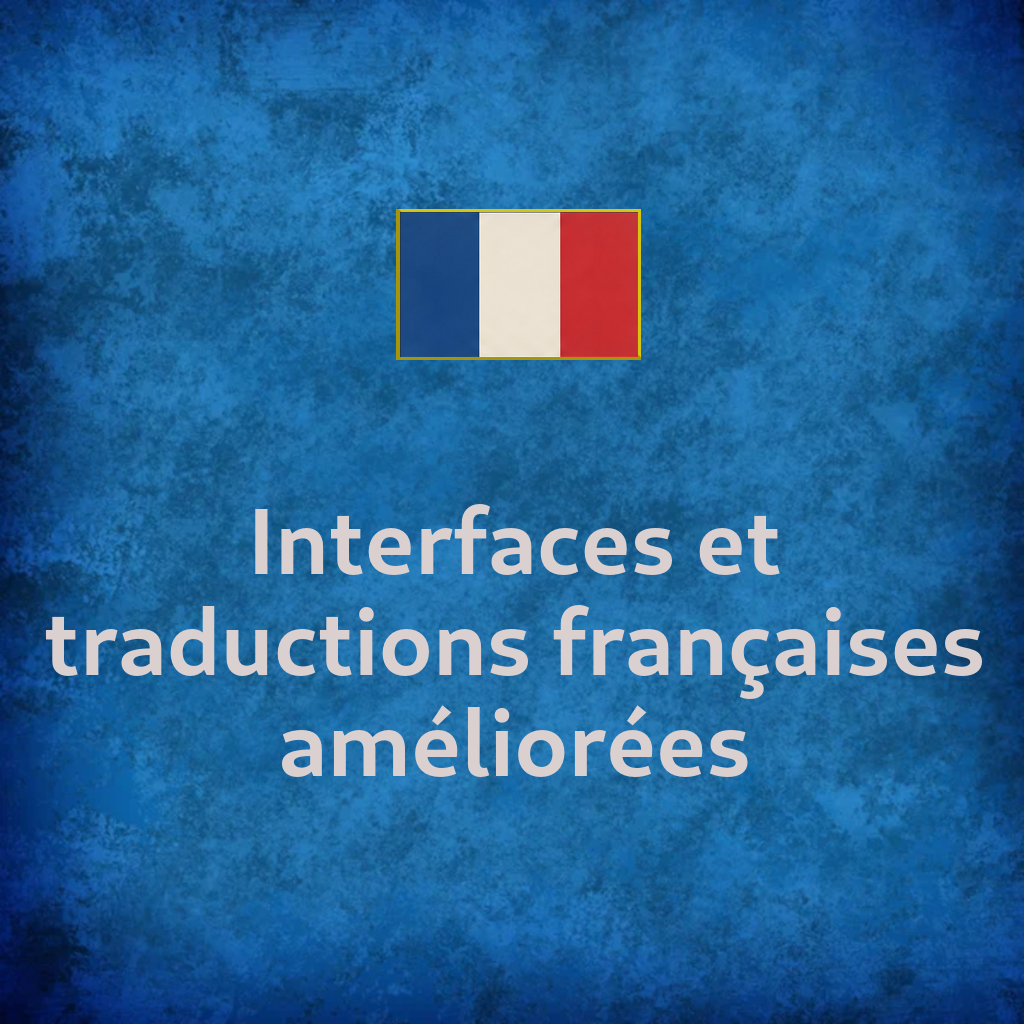
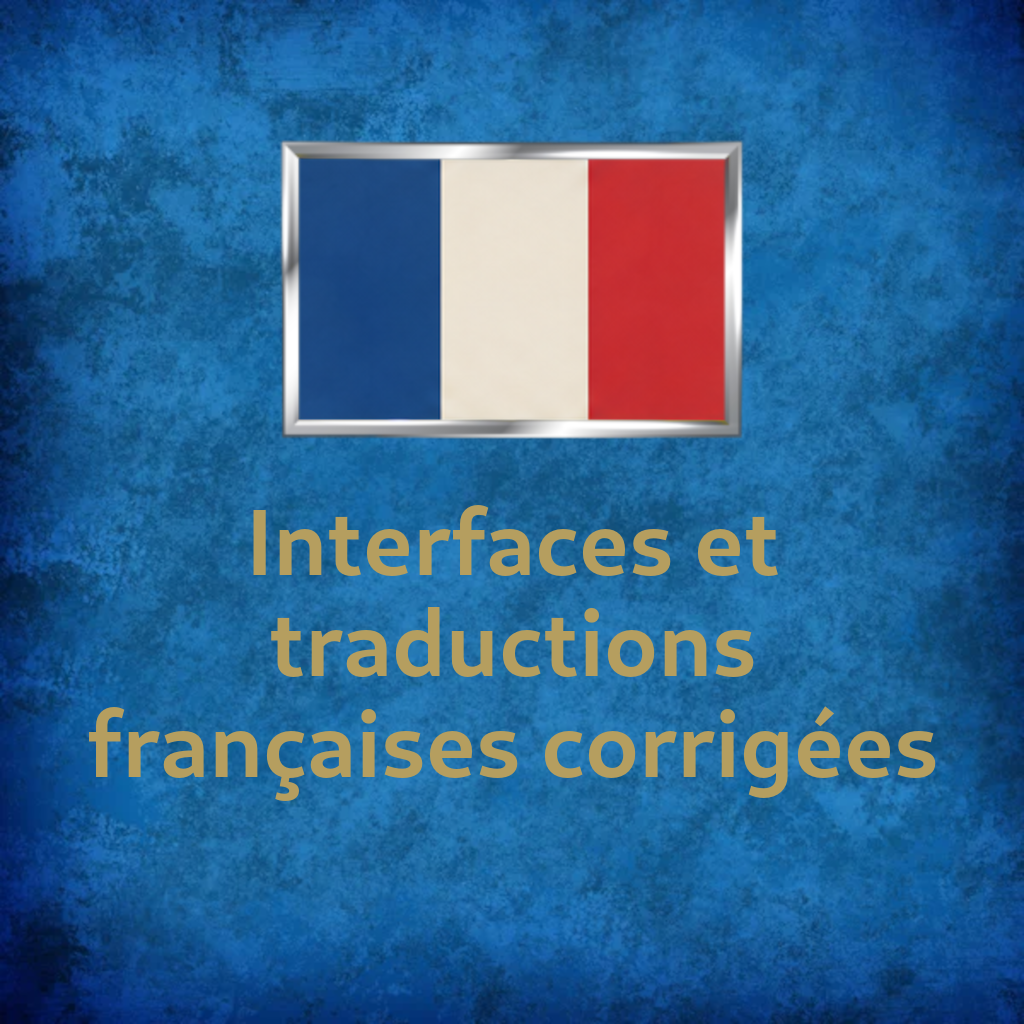
Two versions of the same layered image (1024 x 1024). Layer-by-layer changes:
added layer "Transformation" above "Interfaces et traductions fran..." over <box>279,139,745,440</box>
painted on "Interfaces et traductions fran..." over <box>45,504,982,801</box>
removed layer "Copie de Copie de Calque" over <box>396,209,641,360</box>
added layer "Copie de Copie de Copie de Calque" above "Vignette" over <box>289,152,735,427</box>
